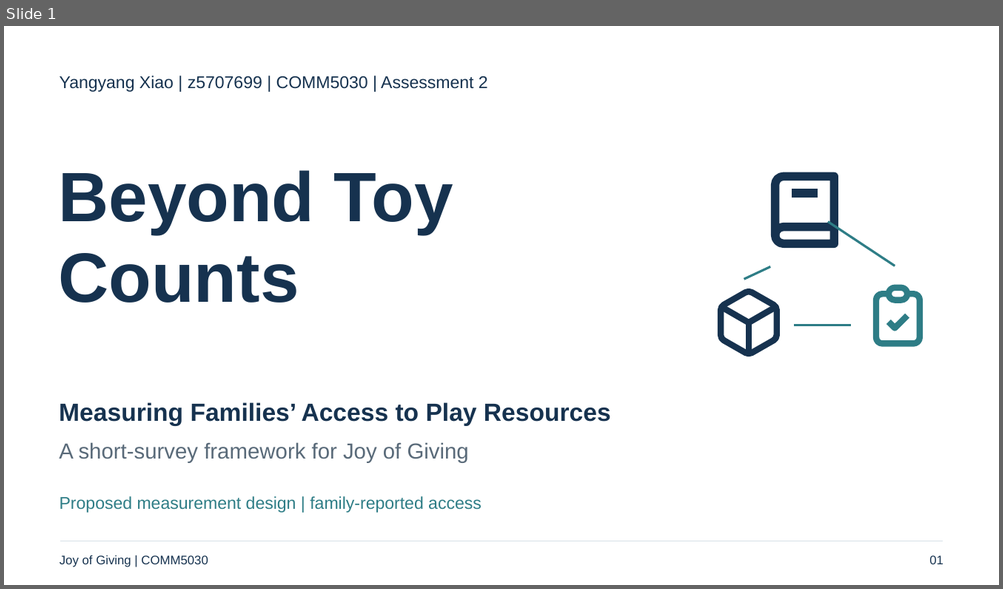
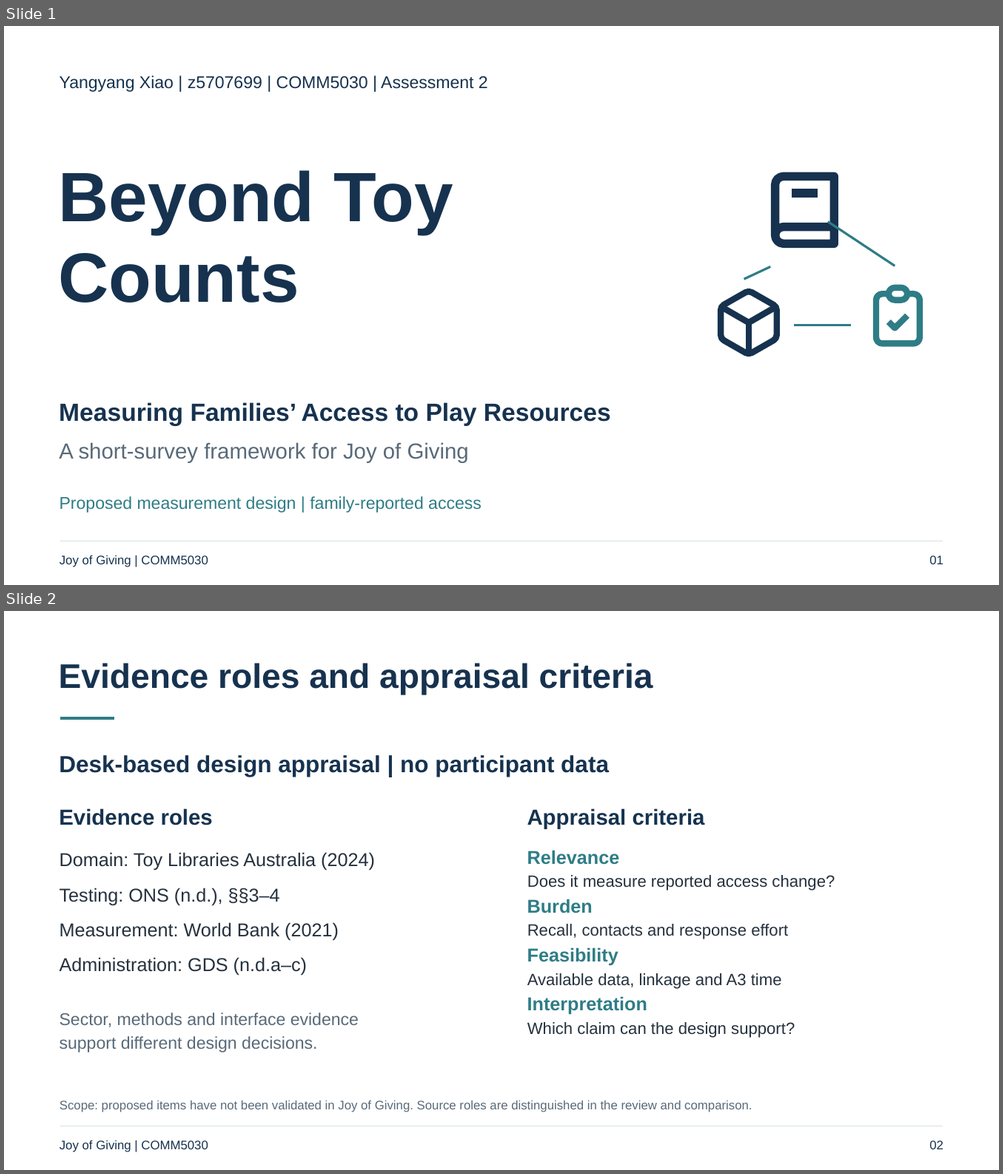
Before and after one commit to Estherx531/Comm5030, a slide deck: deliverables/assessment-2/A2_Presentation.pptx. Shown one above the other, each under a label of ours: slide 1 before the commit, slides 1 and 2 after it. The pictures are 1003x589 and 1003x1174 pixels, drawn with LibreOffice and Linux fonts; fonts in the diff are those of the drawing. Boxes give left, top, right and bottom in pixels: in the first picture for what was removed or moved away, otherwise in the second. Text is boxed around its words. In the diff, an @@ line names an element or a change of style, - is before the commit and + after.

Commit message:
Strengthen A2 evidence, measurement appraisal and testing plan

```diff
--- a/deliverables/assessment-2/A2_Presentation.pptx
+++ b/deliverables/assessment-2/A2_Presentation.pptx
@@ slide 2 added at (4, 611, 999, 1170), background #FFFFFF @@
@@ text added at (59, 663, 653, 695), 33 pt, text #16324F, bold @@
+Evidence roles and appraisal criteria
@@ freeform shape added at (60, 718, 114, 719), outline #2E7D86 3 pt @@
@@ text added at (59, 755, 609, 777), 22.5 pt, text #16324F, bold @@
+Desk-based design appraisal | no participant data
@@ text added at (59, 809, 213, 826), 21 pt, text #16324F, bold @@
+Evidence roles
@@ text added at (60, 852, 375, 976), 18 pt, text #25313E @@
+Domain: Toy Libraries Australia (2024)
+Testing: ONS (n.d.), §§3–4
+Measurement: World Bank (2021)
+Administration: GDS (n.d.a–c)
@@ text added at (60, 1013, 358, 1053), 16.5 pt, text #596A79 @@
+Sector, methods and interface evidence
+support different design decisions.
@@ group added at (527, 809, 834, 1038): 9 texts @@
+Appraisal criteria
+Relevance
+Does it measure reported access change?
+Burden
+Recall, contacts and response effort
+Feasibility
+Available data, linkage and A3 time
+Interpretation
+Which claim can the design support?
@@ text added at (60, 1101, 751, 1113), 12 pt, text #596A79 @@
+Scope: proposed items have not been validated in Joy of Giving. Source roles are distinguished in the review and comparison.
@@ text added at (60, 1141, 208, 1153), 12 pt, text #16324F @@
+Joy of Giving | COMM5030
@@ freeform shape added at (60, 1127, 942, 1128), outline #D6E0E7 0.75 pt @@
@@ text added at (929, 1141, 943, 1150), 12 pt, text #16324F @@
+02
```
Also in this commit, not shown: 6 slides changed, 4 other slides added, 5 slides removed, 5 other files.
